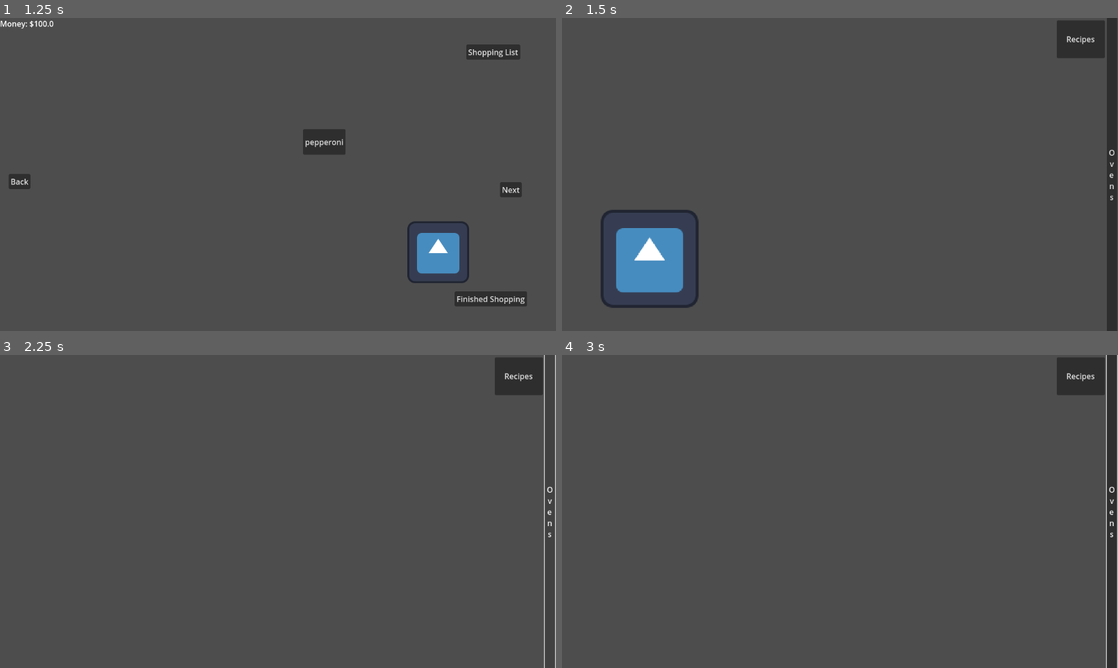
Above: before the commit, frames 1-4 (two rows, left to right).
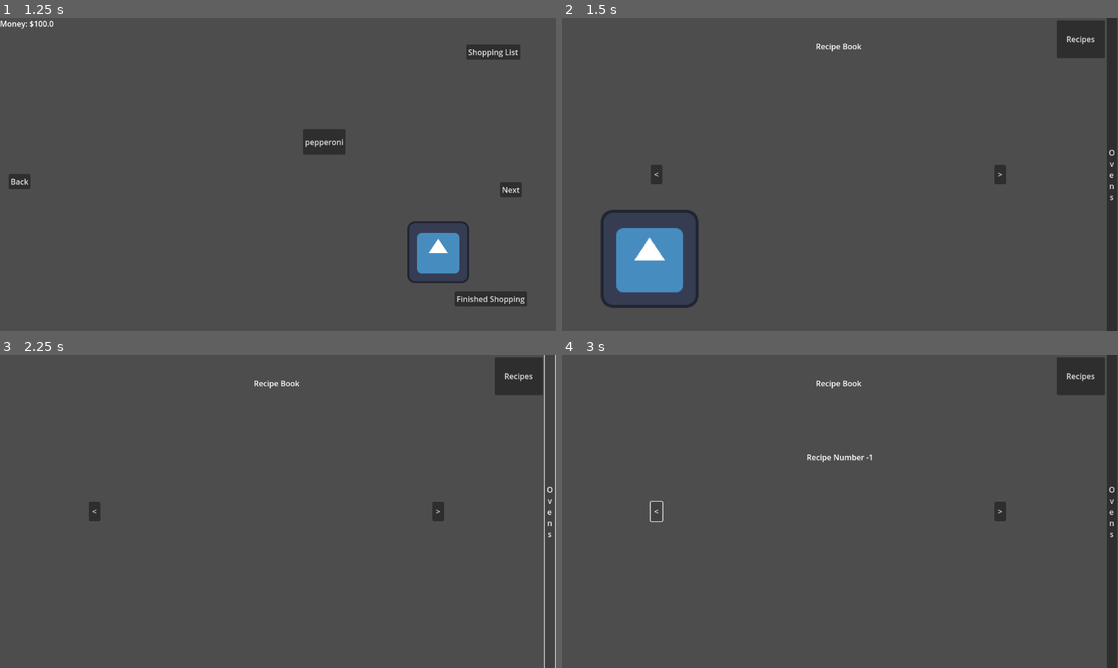
Above: after the commit, the same moments.

Repository: Leone2004/LandLockedLigersGame
Game: Godot game, scene res://Scenes/mainmenu.tscn
The game is run twice, just before and just after one commit, with the same random seed, the same clock (stepped at 60 frames per second) and the same inputs. The engine's default icon, where the game draws it, is replaced by a stand-in: a white triangle on a blue panel in a dark square.
Inputs (mouse positions are in pixels of both pictures, inside the frame that each line leads up to):
- Up to frame 1 (1.25 s): click "Start" at 0.5 s
- Up to frame 2 (1.5 s): click "Finished Shopping" at 1.25 s
- Up to frame 3 (2.25 s): click "Ovens" at 2 s
- Up to frame 4 (3 s): click (656, 511) at 2.75 s, where only the run after the commit has a clickable "<"

Frame 1 is identical in both runs. In frame 2, 0.3% of the frame differs, in the area x 16-80%, y 8-54%; in frame 3, 0.3%; in frame 4, 0.9%, in the area x 15-100%, y 0-100%.

Commit message:
added multiple pages to the recipe book

Diff:
--- a/cookingupsuccessgame/Scenes/cooking.tscn
+++ b/cookingupsuccessgame/Scenes/cooking.tscn
@@ -35,21 +35,64 @@
 text = "Recipes"
 
 [node name="RecipeBook" type="CanvasLayer" parent="CanvasLayer"]
-visible = false
 
 [node name="Label" type="Label" parent="CanvasLayer/RecipeBook"]
-anchors_preset = 5
+anchors_preset = -1
 anchor_left = 0.5
+anchor_top = 0.09
 anchor_right = 0.5
-offset_left = -125.5
-offset_right = 125.5
-offset_bottom = 37.0
+anchor_bottom = 0.09
+offset_left = -128.0
+offset_top = -18.32
+offset_right = 123.0
+offset_bottom = 18.68
 grow_horizontal = 2
 text = "Recipe Book"
 horizontal_alignment = 1
 vertical_alignment = 1
 
+[node name="Previous" type="Button" parent="CanvasLayer/RecipeBook"]
+anchors_preset = 4
+anchor_top = 0.5
+anchor_bottom = 0.5
+offset_left = 184.0
+offset_top = -20.0
+offset_right = 208.0
+offset_bottom = 20.0
+grow_vertical = 2
+text = "<"
+
+[node name="Next" type="Button" parent="CanvasLayer/RecipeBook"]
+anchors_preset = 6
+anchor_left = 1.0
+anchor_top = 0.5
+anchor_right = 1.0
+anchor_bottom = 0.5
+offset_left = -256.0
+offset_top = -20.0
+offset_right = -232.0
+offset_bottom = 20.0
+grow_horizontal = 0
+grow_vertical = 2
+text = ">"
+
+[node name="Current Recipe" type="RichTextLabel" parent="CanvasLayer/RecipeBook"]
+anchors_preset = 8
+anchor_left = 0.5
+anchor_top = 0.5
+anchor_right = 0.5
+anchor_bottom = 0.5
+offset_left = -186.0
+offset_top = -124.0
+offset_right = 186.0
+offset_bottom = 124.0
+grow_horizontal = 2
+grow_vertical = 2
+bbcode_enabled = true
+
 [node name="Camera2D" type="Camera2D" parent="."]
 
 [connection signal="pressed" from="CanvasLayer/Button" to="." method="_on_button_pressed"]
 [connection signal="pressed" from="CanvasLayer/Button2" to="." method="_on_recipe_pressed"]
+[connection signal="pressed" from="CanvasLayer/RecipeBook/Previous" to="." method="_on_previous_pressed"]
+[connection signal="pressed" from="CanvasLayer/RecipeBook/Next" to="." method="_on_next_pressed"]
--- a/cookingupsuccessgame/Scripts/CookingScene.gd
+++ b/cookingupsuccessgame/Scripts/CookingScene.gd
@@ -1,6 +1,8 @@
 extends Node2D
 var ovenswitch : bool = true
 var recipe_book_visible : bool = false
+var current_recipe : int = 0
+@onready var recipe = get_node("CanvasLayer/RecipeBook/Current Recipe")
 @onready var recipe_book_layer = get_node("CanvasLayer/RecipeBook")
 @onready var camera : Camera2D = $Camera2D
 
@@ -15,3 +17,17 @@
 func _on_recipe_pressed() -> void:
 	recipe_book_visible = !recipe_book_visible
 	recipe_book_layer.visible = recipe_book_visible
+
+
+func _on_next_pressed() -> void: # go to next page
+	current_recipe += 1
+	var recipe_number_text = "[center]Recipe Number %s[/center]"
+	recipe_number_text = recipe_number_text % current_recipe
+	recipe.text = recipe_number_text
+
+
+func _on_previous_pressed() -> void: #go to previous page
+	current_recipe -= 1
+	var recipe_number_text = "[center]Recipe Number %s[/center]"
+	recipe_number_text = recipe_number_text % current_recipe
+	recipe.text = recipe_number_text
